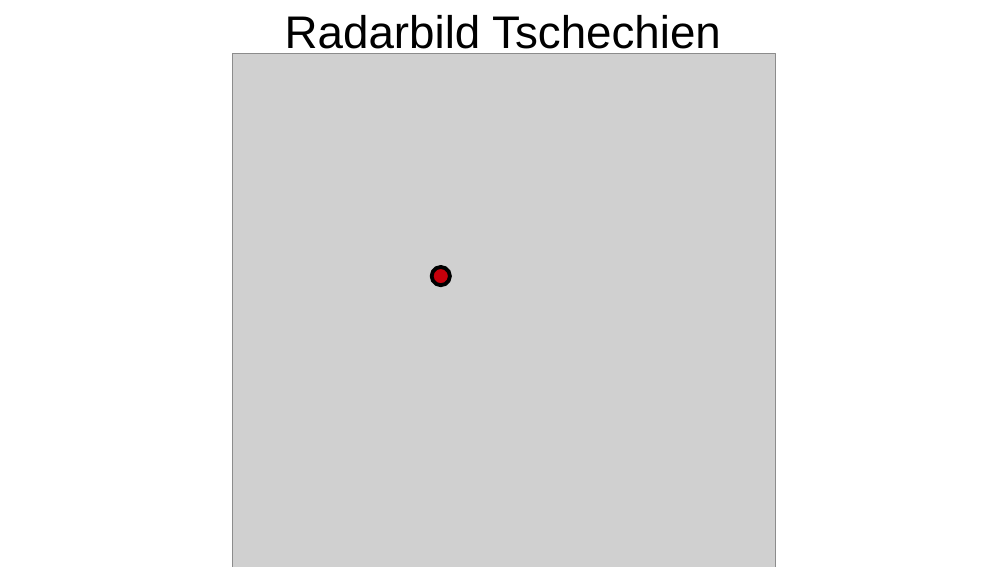
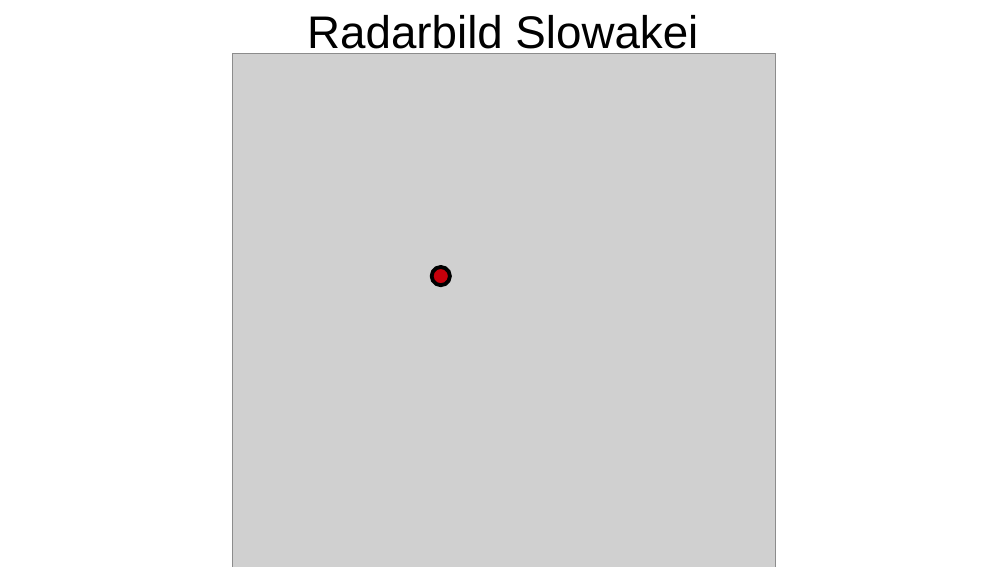
Before and after one commit to jkretz/metbrief, a slide deck: slide 8 of briefings/prievidza_25/template_prievidza_25/template_prievidza_25.odp. Drawn at 1008x567 pixels with LibreOffice and Linux fonts; fonts in the diff are those of the drawing; grey boxes stand for pictures. Boxes give left, top, right and bottom in pixels: in the first picture for what was removed or moved away, otherwise in the second. Text is boxed around its words. In the diff, an @@ line names an element or a change of style, - is before the commit and + after.

```diff
--- a/briefings/prievidza_25/template_prievidza_25/template_prievidza_25.odp
+++ b/briefings/prievidza_25/template_prievidza_25/template_prievidza_25.odp
@@ text at (307,15,698,57): text changed @@
-Radarbild Tschechien
+Radarbild Slowakei
```
Also in this commit, not shown: 2 other slides changed, 3 slides added, 55 other files.
